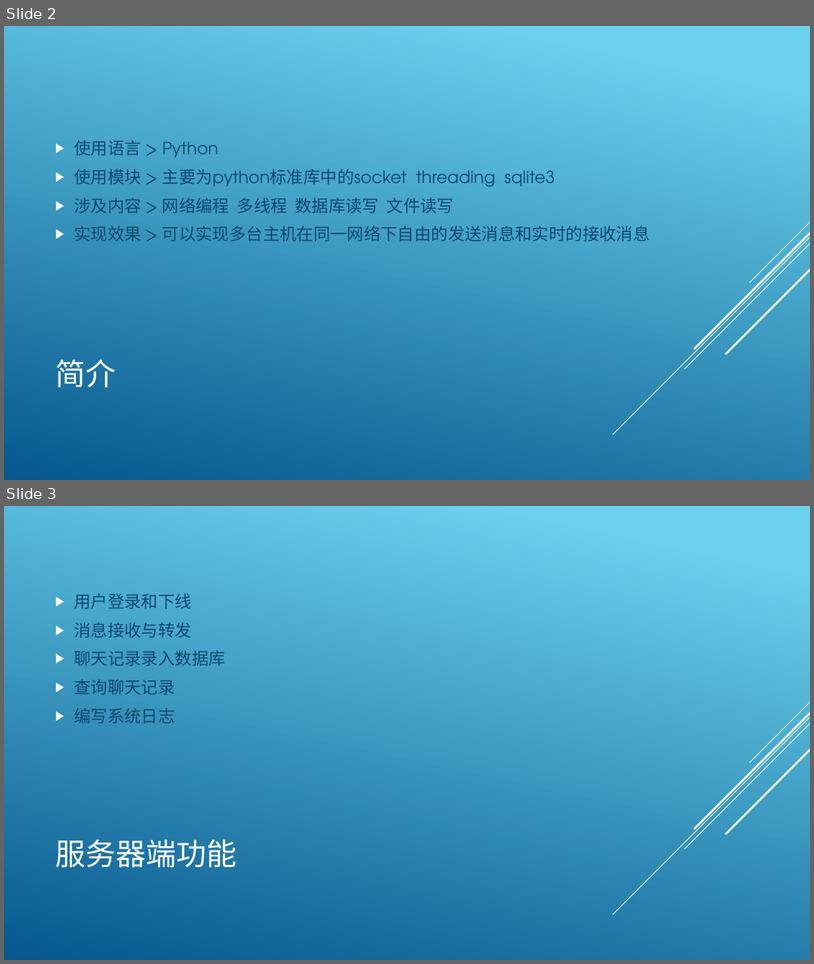
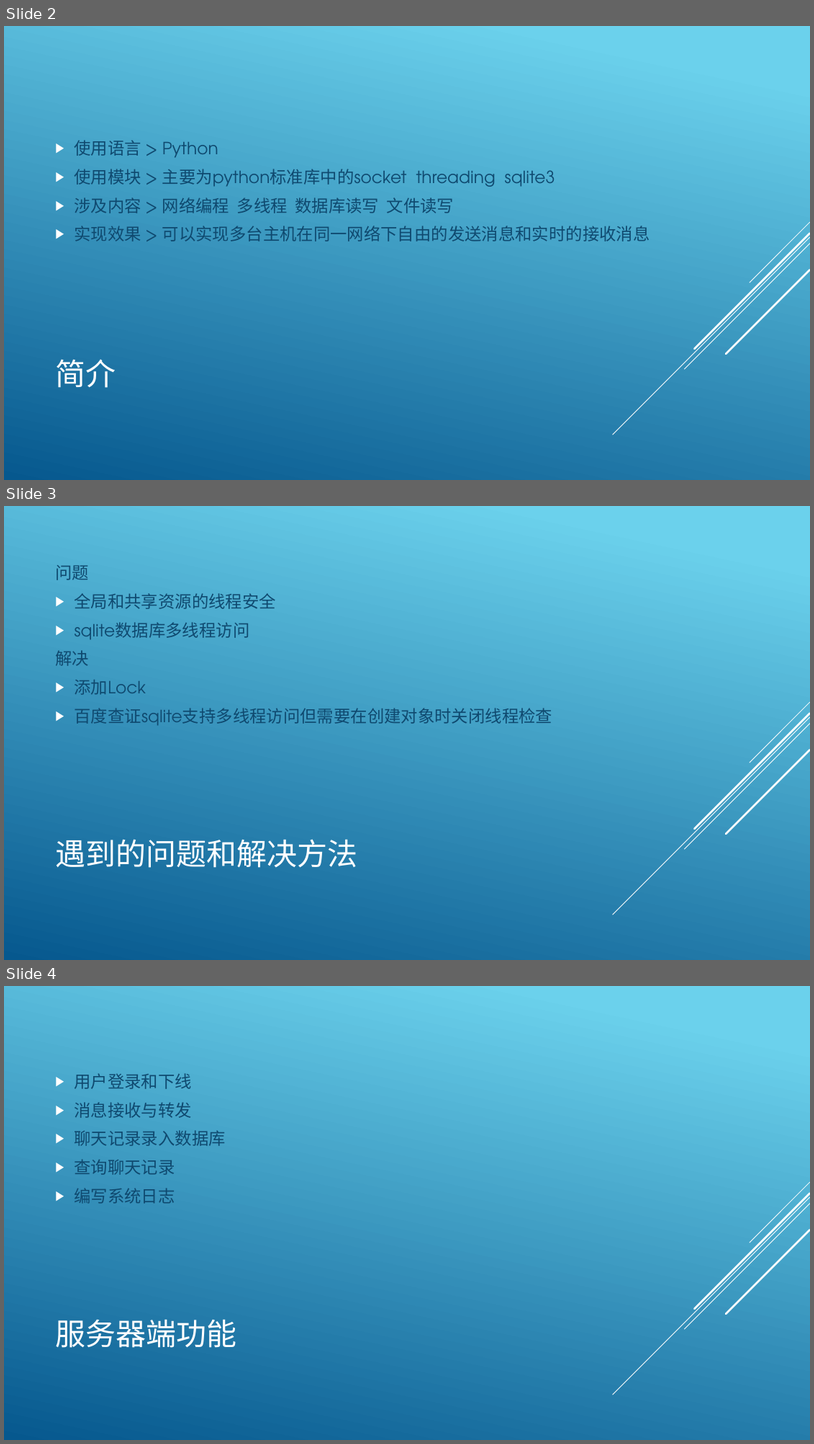
Before and after one commit to taminn/chatroom, a slide deck: 演示文稿.pptx. Shown one above the other, each under a label of ours: slides 2 and 3 before the commit, slides 2, 3 and 4 after it. The pictures are 814x964 and 814x1444 pixels, drawn with LibreOffice and Linux fonts; fonts in the diff are those of the drawing. Boxes give left, top, right and bottom in pixels: in the first picture for what was removed or moved away, otherwise in the second. Text is boxed around its words. In the diff, an @@ line names an element or a change of style, - is before the commit and + after.

```diff
--- a/演示文稿.pptx
+++ b/演示文稿.pptx
@@ slide 3 added at bbox=[4, 506, 810, 960], background gradient #6ED2EB to #06588E; not listed: 5 template elements that a slide beside it also shows @@
@@ text added at bbox=[55, 565, 553, 725], 20 pt, text #0F496F @@
+问题
+▶ 全局和共享资源的线程安全
+▶ sqlite数据库多线程访问
+解决
+▶ 添加Lock
+▶ 百度查证sqlite支持多线程访问但需要在创建对象时关闭线程检查
@@ title added at bbox=[55, 839, 358, 867], 36 pt, text #FFFFFF @@
+遇到的问题和解决方法
@@ what was slide 3 is now slide 4 @@
```
Also in this commit, not shown: 1 slide changed, 1 other slide added, 1 other file.
